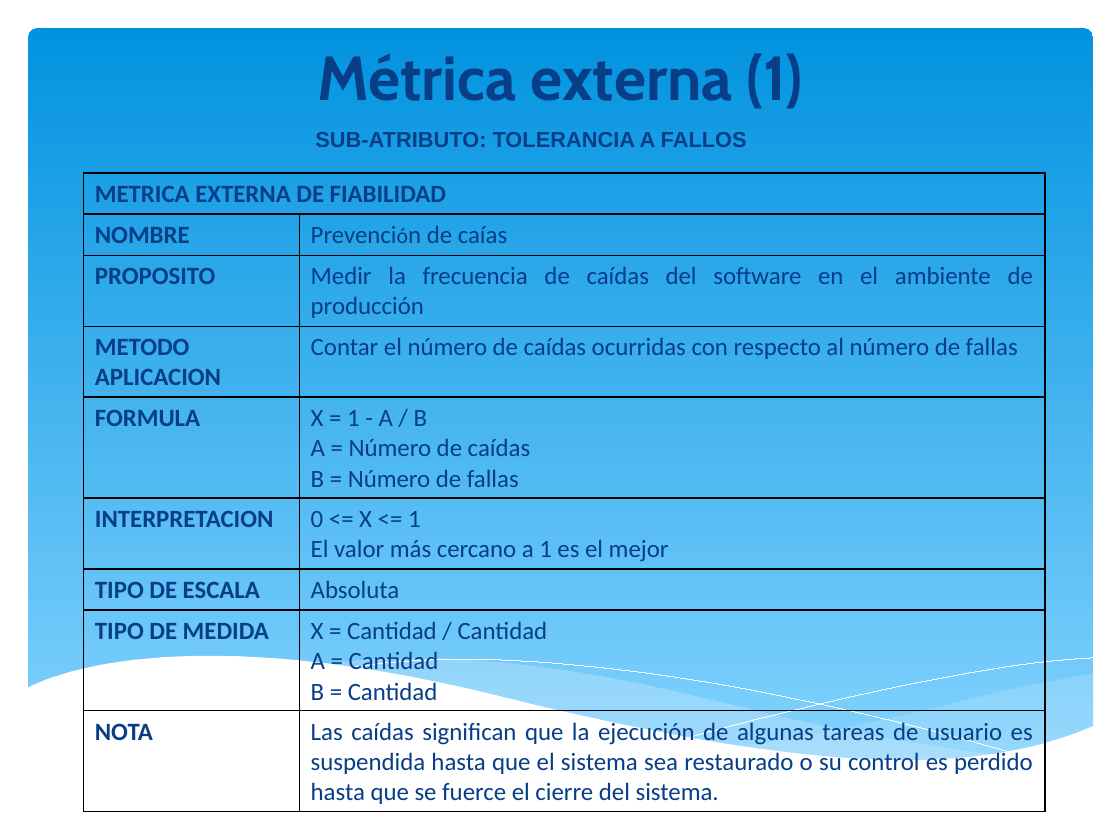
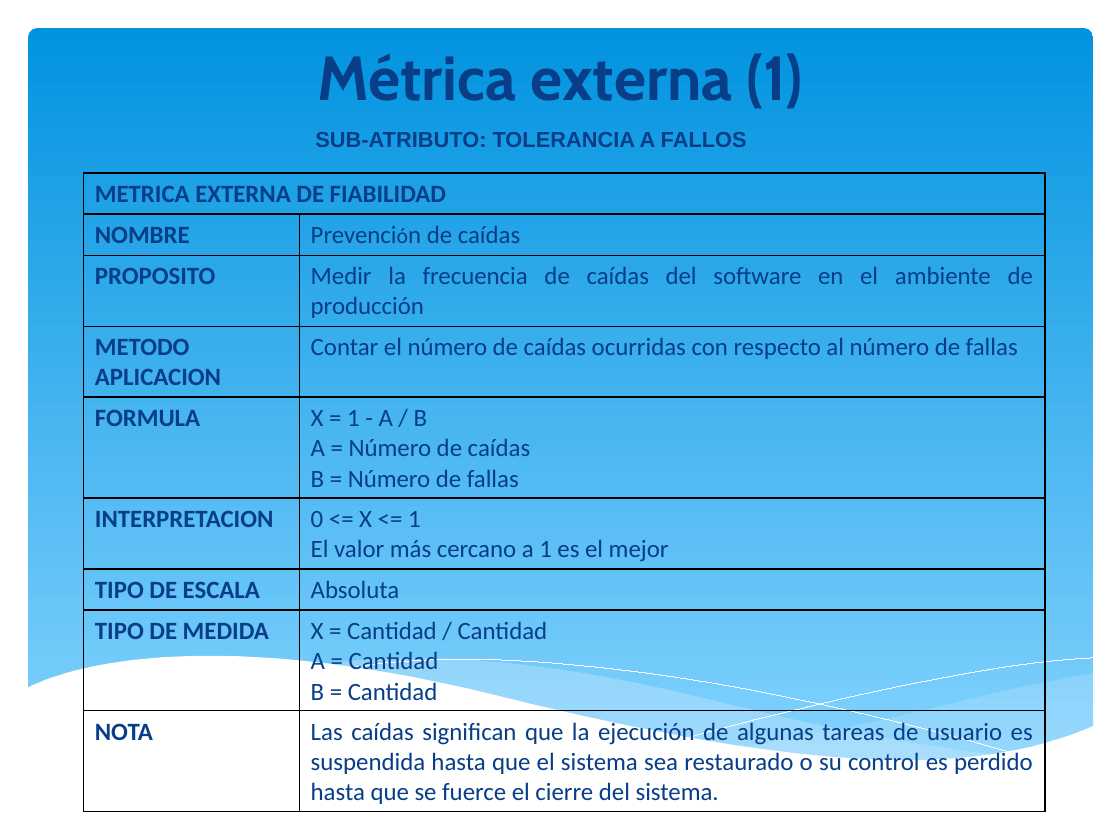
Before and after one commit to orlysemperfi/tp3-contratos-clientes, a slide deck: slide 7 of ITERACION 5/SUB ITERACION 4/PPT TP3 PRES04.pptx (slide 8 before the commit). Drawn at 1120x840 pixels with LibreOffice and Linux fonts; fonts in the diff are those of the drawing. Boxes give left, top, right and bottom in pixels: in the first picture for what was removed or moved away, otherwise in the second. Text is boxed around its words. In the diff, an @@ line names an element or a change of style, - is before the commit and + after.

```diff
--- a/ITERACION 5/SUB ITERACION 4/PPT TP3 PRES04.pptx
+++ b/ITERACION 5/SUB ITERACION 4/PPT TP3 PRES04.pptx
@@ table at (x1=84, y1=174, x2=1046, y2=812) @@
-row 2, column 2: Prevención de caías
+row 2, column 2: Prevención de caídas
```
Also in this commit, not shown: 1 slide removed.
